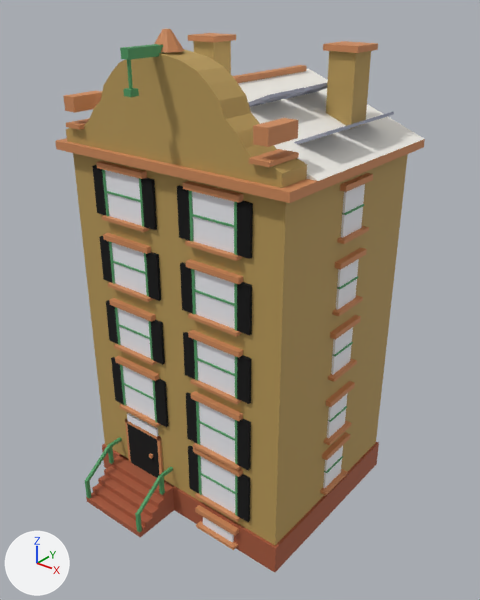
One commit to the Blender file assets/managed-models/buildings/house-1x1-5f-dutch-a-solar/house-1x1-5f-dutch-a-solar.blend: the scene before it, then after it.
Camera for both pictures: a camera (50 mm lens) standing at (1.472, -1.768, 1.966) and looking at (0.052, 0.008, 0.865). Lighting does not change. The marker at lower left points along +X, +Y and +Z. The older version comes first.

Names of what the first picture shows: 'house-1x1-5f-dutch-a-solar'.
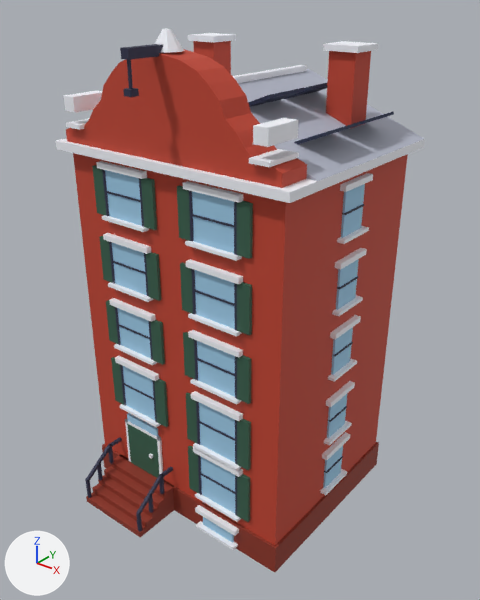
What changed in the scene script:
```text
Change me_house_1x1_5f_dutch_a_solar:
    used by ob_house_1x1_5f_dutch_a_solar; location = (0.0, 0.0, 0.0)
    remove me_house_1x1_5f_dutch_a_solar.from_pydata(...)  # 1772 vertices, 1318 faces; spans x -0.5..0.5, y -0.5..0.5, z 0.0..1.83
    add me_house_1x1_5f_dutch_a_solar.from_pydata(...)  # 1788 vertices, 1330 faces; spans x -0.5..0.5, y -0.5..0.5, z 0.0..1.83
    me_house_1x1_5f_dutch_a_solar part 1: a new loose piece, a box spanning x -0.356..-0.344, y -0.431..-0.419, z 0.072..0.164, in mat_m_house_1x1_5f_dutch_a_solar
    me_house_1x1_5f_dutch_a_solar part 2
    6 vertices are removed from x -0.36..-0.04, y -0.5..-0.49, z 0.02..0.11
    38 faces are deleted
    2 vertices move from x -0.06..-0.04, y -0.5, z 0.11 to x -0.06..-0.04, y -0.43, z 0.16
    14 vertices are added at x -0.36..-0.04, y -0.5..-0.42, z 0.02..0.16
    44 new faces join them
    me_house_1x1_5f_dutch_a_solar part 3: 1280 kept faces spanning x -0.5..0.5, y -0.5..0.5, z 0.0..1.83 get new texture (UV) coordinates
```

Changed parts and their boxes (x1, y1, x2, y2) in the pictures (480 x 600 px; the box of a moved part takes in the faces that stretch with it):
part 1 of me_house_1x1_5f_dutch_a_solar, added: after (97, 462, 103, 481)
part 2 of me_house_1x1_5f_dutch_a_solar, moved or reshaped: before (85, 439, 173, 533); after (85, 439, 173, 532)
part 3 of me_house_1x1_5f_dutch_a_solar, surface changed: (55, 29, 425, 572) in both
